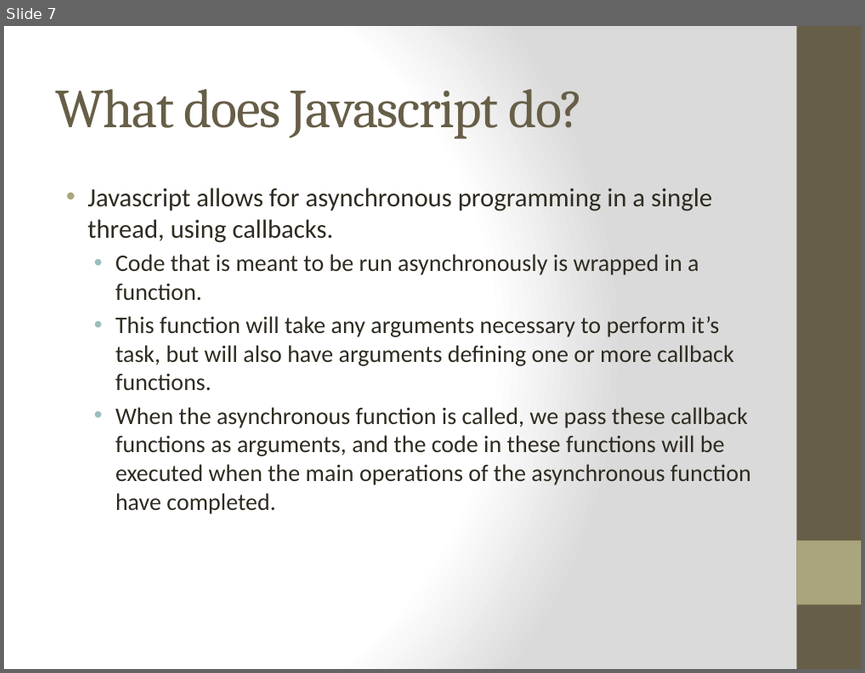
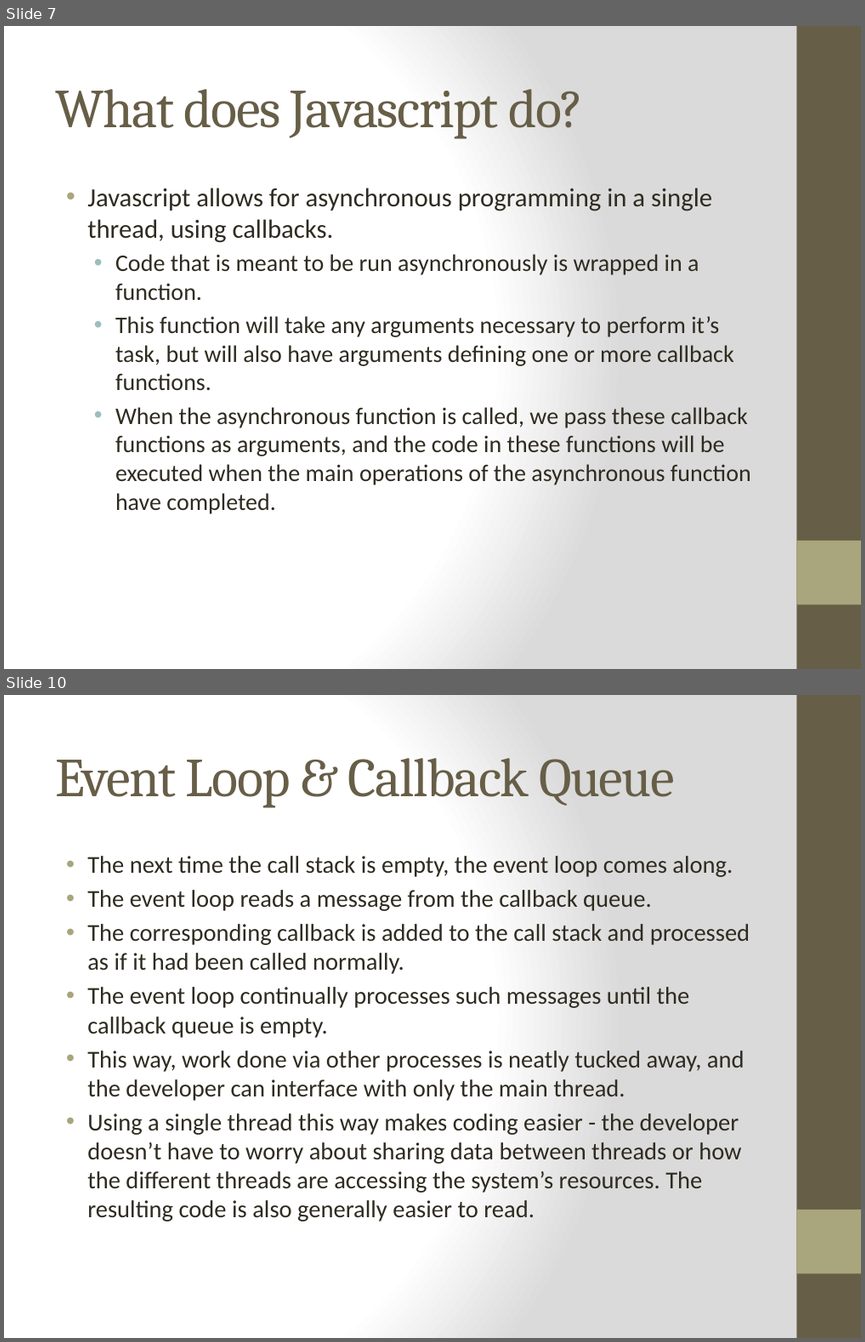
Before and after one commit to cheryly279/AsyncDiscussion, a slide deck: Async_Discussion_9_29_15.pptx. Shown one above the other, each under a label of ours: slide 7 before the commit, slides 7 and 10 after it; the slides between them are not shown. The pictures are 865x673 and 865x1342 pixels, drawn with LibreOffice and Linux fonts; fonts in the diff are those of the drawing. Boxes give left, top, right and bottom in pixels: in the first picture for what was removed or moved away, otherwise in the second. Text is boxed around its words. In the diff, an @@ line names an element or a change of style, - is before the commit and + after.

```diff
--- a/Async_Discussion_9_29_15.pptx
+++ b/Async_Discussion_9_29_15.pptx
@@ slide 10 added at (4, 695, 861, 1338), background gradient #FFFFFF to #DADADA; not listed: 2 template elements that a slide beside it also shows @@
@@ title added at (55, 758, 675, 808), 46 pt, text #675E47 @@
+Event Loop & Callback Queue
@@ text added at (87, 856, 749, 1221), 20.4 pt, text #2F2B20 @@
+• The next time the call stack is empty, the event loop comes along.
+• The event loop reads a message from the callback queue.
+• The corresponding callback is added to the call stack and processed as if it had been called normally.
+• The event loop continually processes such messages until the callback queue is empty.
+• This way, work done via other processes is neatly tucked away, and the developer can interface with only the main thread.
+• Using a single thread this way makes coding easier - the developer doesn’t have to worry about sharing data between threads or how the different threads are accessing the system’s resources. The resulting code is also generally easier to read.
```
Also in this commit, not shown: 2 slides changed, 16 other slides added, 1 other file.
